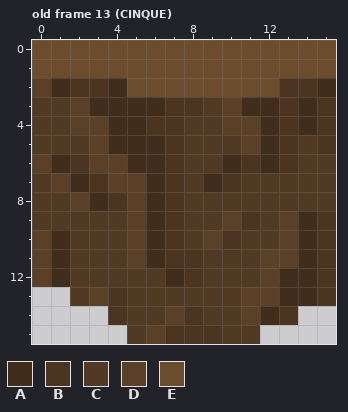
Two states of a pixel-art file, ase_files/platform.aseprite. Above: the version before the commit.
16x16 pixels, 15 frames. Shown: old frame 13 (CINQUE). The commit also changed other frames, which this record leaves out.
Palette (. is transparent): A #402d1b  B #4b3521  C #513a23  D #5a4027  E #6b4d2e
Pixels before, old frame 13 (CINQUE), first column x 0:
 0 EEEEEEEEEEEEEEEE
 1 EEEEEEEEEEEEEEEE
 2 DABBAEEEEEEEEBBA
 3 CCDAAAABBCDAABAB
 4 CCDDAABBCCDDABAB
 5 CCCDAAABCCCDABCB
 6 DABDDAABCCABABCC
 7 CDABDDABCABCCCCC
 8 CCDABDABCCCCCCCC
 9 CCCCCDABCCDBCDAB
10 DACCCDABCDBCCDAB
11 DACCCDABBCCCDDAB
12 DACCCCCABCCCDAAB
13 ..CDBCCCCCCDDAAB
14 ....BCCDBCCDAB..
15 .....CDBBBCC....
Once edited:
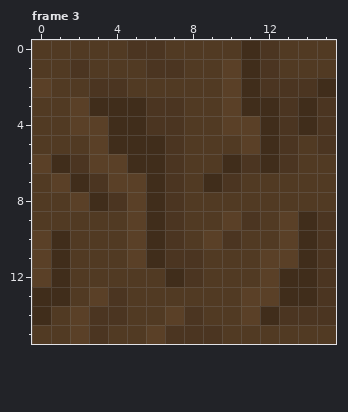
A new or re-ordered frame is compared with the old frame closest to it.
The edit:
frames 15 -> 17
Frame 3 is new; against old frame 13 (CINQUE):
Colour A is added in row 13 at x 0 to 1; in row 14 at x 0.
Colour A replaces colour E in rows 0 to 2 at x 11.
Colour B is added in row 14 at x 3 and 14 to 15; in row 15 at x 3.
Colour B replaces colour A in row 2 at x 4; in row 3 at x 6.
Colour B replaces colour E in row 0 at x 5 to 6 and 12; in row 1 at x 2, 6 to 7 and 12; in row 2 at x 12.
Colour C is added in row 14 at x 1; in row 15 at x 0 to 1, 4 and 12 to 15.
Colour C replaces colour A in row 2 at x 1.
Colour C replaces colour B in row 2 at x 2; in row 3 at x 8.
Colour C replaces colour E in row 0 at x 0 to 4, 7 to 10 and 13 to 15; in row 1 at x 0 to 1, 3 to 5, 8 to 9 and 13 to 15; in row 2 at x 5 to 9.
Colour D is added in rows 14 to 15 at x 2.
Colour D replaces colour E in rows 1 to 2 at x 10.
Pixel boxes of the changes (left, top, right, bottom) in both pictures:
changed: (32, 40, 336, 116)
added: (32, 287, 127, 344)
added: (260, 306, 336, 344)
